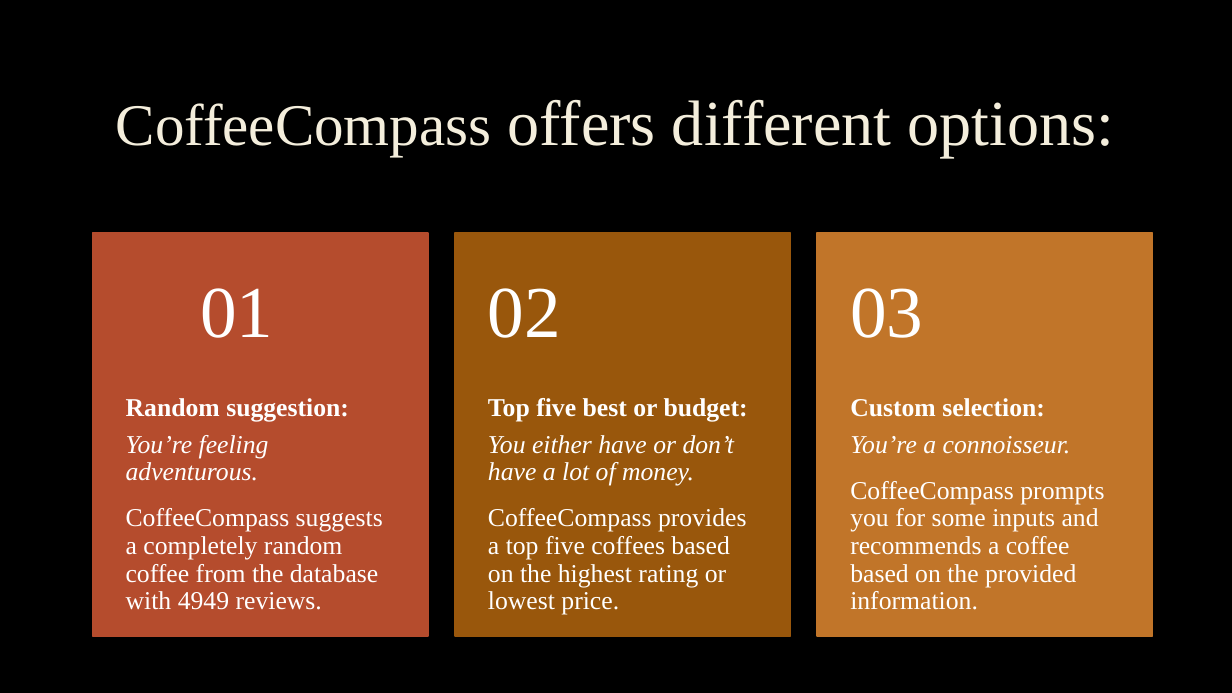
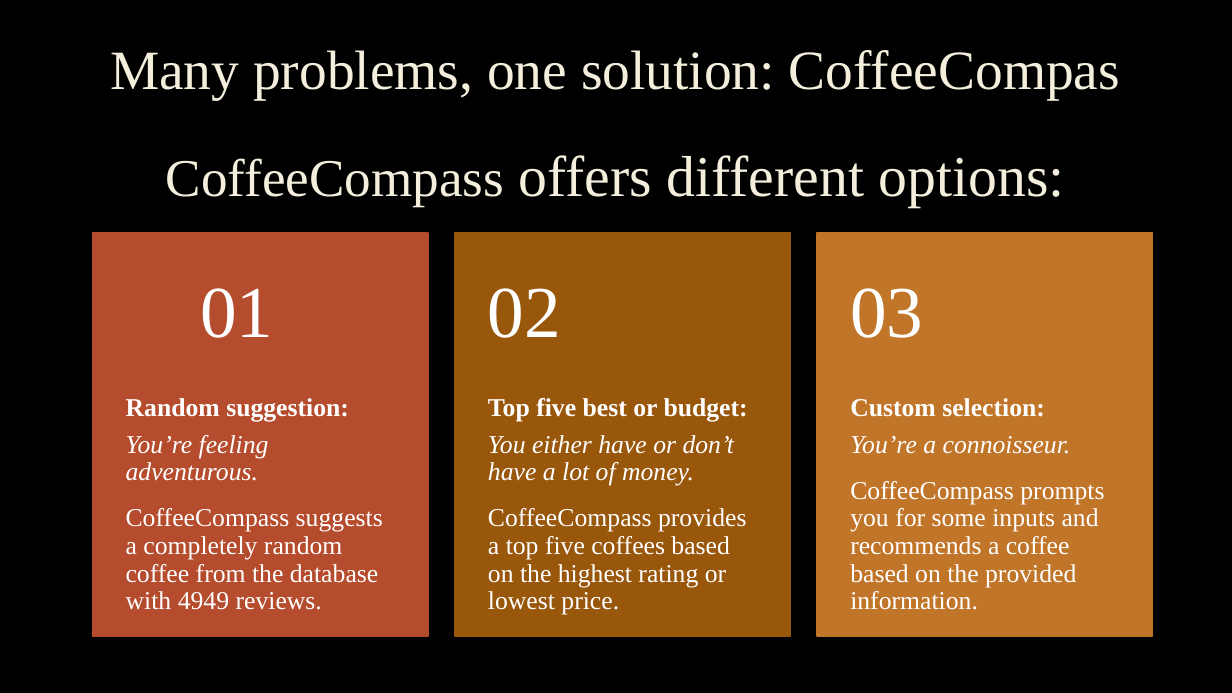
Before and after one commit to DGU94/Final_COFFEE_RECOMMANDER, a slide deck: slide 3 of 4_presentation/presentation_coffee_compass.pptx. Drawn at 1232x693 pixels with LibreOffice and Linux fonts; fonts in the diff are those of the drawing; background and template pictures are left out. Boxes give left, top, right and bottom in pixels: in the first picture for what was removed or moved away, otherwise in the second. Text is boxed around its words. In the diff, an @@ line names an element or a change of style, - is before the commit and + after.

```diff
--- a/4_presentation/presentation_coffee_compass.pptx
+++ b/4_presentation/presentation_coffee_compass.pptx
@@ title at box(110, 50, 1120, 207): text changed; size 50 to 43.2 pt @@
-CoffeeCompass offers different options:
+Many problems, one solution: CoffeeCompas
+CoffeeCompass offers different options:
```
Also in this commit, not shown: 1 other slide changed, 12 other files.
